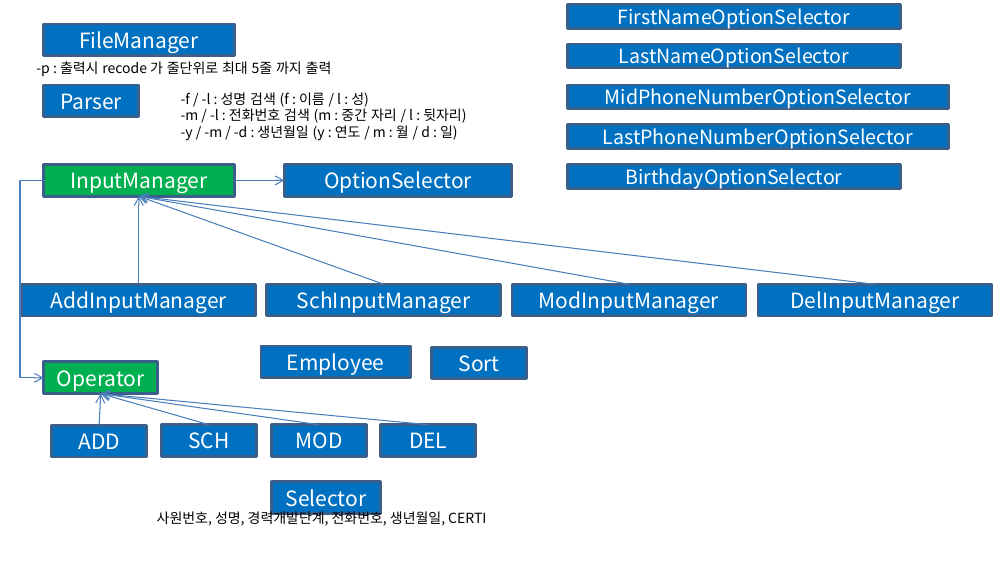
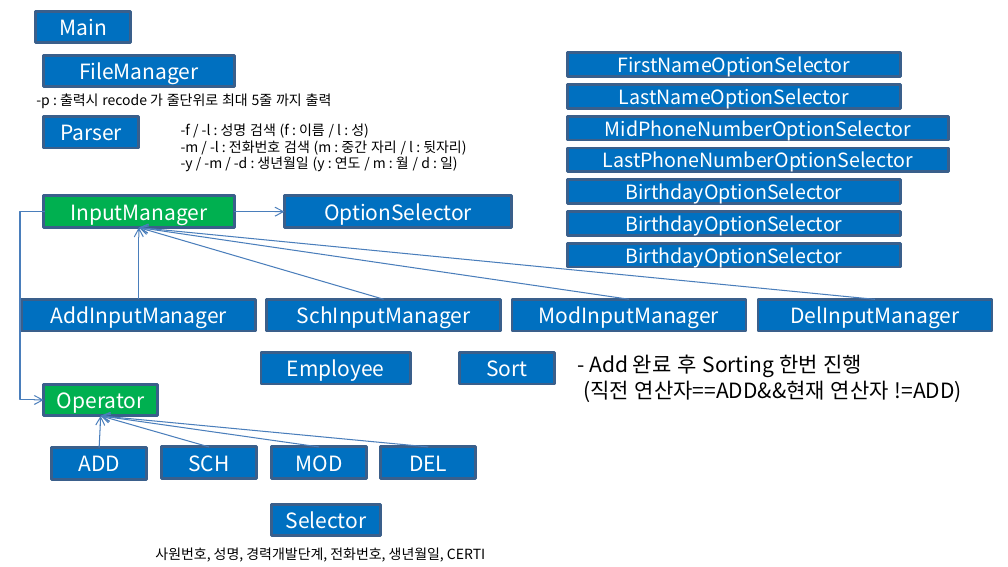
Before and after one commit to Rakjunyang/BeautifulCode, a slide deck: slide 8 of 팀프로젝트＿발표양식_B조.pptx. Drawn at 1008x567 pixels with LibreOffice and Linux fonts; fonts in the diff are those of the drawing. Boxes give left, top, right and bottom in pixels: in the first picture for what was removed or moved away, otherwise in the second. Text is boxed around its words. In the diff, an @@ line names an element or a change of style, - is before the commit and + after.

```diff
--- a/팀프로젝트＿발표양식_B조.pptx
+++ b/팀프로젝트＿발표양식_B조.pptx
@@ rectangle added at (x1=35, y1=11, x2=130, y2=42), fill #0070C0, outline #3A5F8C 2 pt, 15 pt, text #FFFFFF @@
+Main
@@ rectangle "FirstNameOptionSelector" moved from (x1=568, y1=4, x2=901, y2=28) to (x1=568, y1=52, x2=901, y2=77) @@
@@ rectangle "LastNameOptionSelector" moved from (x1=568, y1=44, x2=901, y2=69) to (x1=568, y1=85, x2=901, y2=109) @@
@@ 5 rectangles moved together from (x1=51, y1=125, x2=949, y2=457) to (x1=51, y1=148, x2=949, y2=479) @@
@@ elbow arrow moved from (45, 180) - (43, 378) to (45, 212) - (43, 400) @@
@@ arrow moved from (875, 284) - (139, 197) to (875, 299) - (139, 228) @@
@@ arrow moved from (629, 284) - (139, 197) to (629, 299) - (139, 228) @@
@@ arrow moved from (384, 284) - (139, 197) to (384, 299) - (139, 228) @@
@@ arrow moved from (139, 284) - (139, 197) to (139, 299) - (139, 228) @@
@@ 5 rectangles, 2 texts, 1 arrow moved together from (x1=36, y1=24, x2=949, y2=196) to (x1=36, y1=55, x2=949, y2=227) @@
@@ rectangle added at (x1=568, y1=212, x2=901, y2=236), fill #0070C0, outline #3A5F8C 2 pt, 14 pt, text #FFFFFF @@
+BirthdayOptionSelector
@@ rectangle added at (x1=568, y1=243, x2=901, y2=267), fill #0070C0, outline #3A5F8C 2 pt, 14 pt, text #FFFFFF @@
+BirthdayOptionSelector
@@ 5 rectangles moved together from (x1=22, y1=164, x2=992, y2=316) to (x1=22, y1=179, x2=992, y2=331) @@
@@ rectangle "Employee" moved from (x1=261, y1=346, x2=410, y2=377) to (x1=261, y1=353, x2=410, y2=384) @@
@@ rectangle "Sort" moved from (x1=431, y1=347, x2=526, y2=378) to (x1=460, y1=353, x2=554, y2=384) @@
@@ text added at (x1=583, y1=354, x2=962, y2=402), 15 pt, text #000000 @@
+- Add 완료 후 Sorting 한번 진행
+(직전 연산자==ADD&&현재 연산자 !=ADD)
@@ 4 arrows, 2 rectangles moved together from (x1=43, y1=362, x2=428, y2=513) to (x1=43, y1=384, x2=428, y2=535) @@
@@ text "사원번호, 성명, 경력개발단계, 전화번호, 생년월일, ..." moved from (x1=157, y1=510, x2=486, y2=526) to (x1=155, y1=547, x2=485, y2=562) @@
```
Also in this commit, not shown: 2 slides added.
